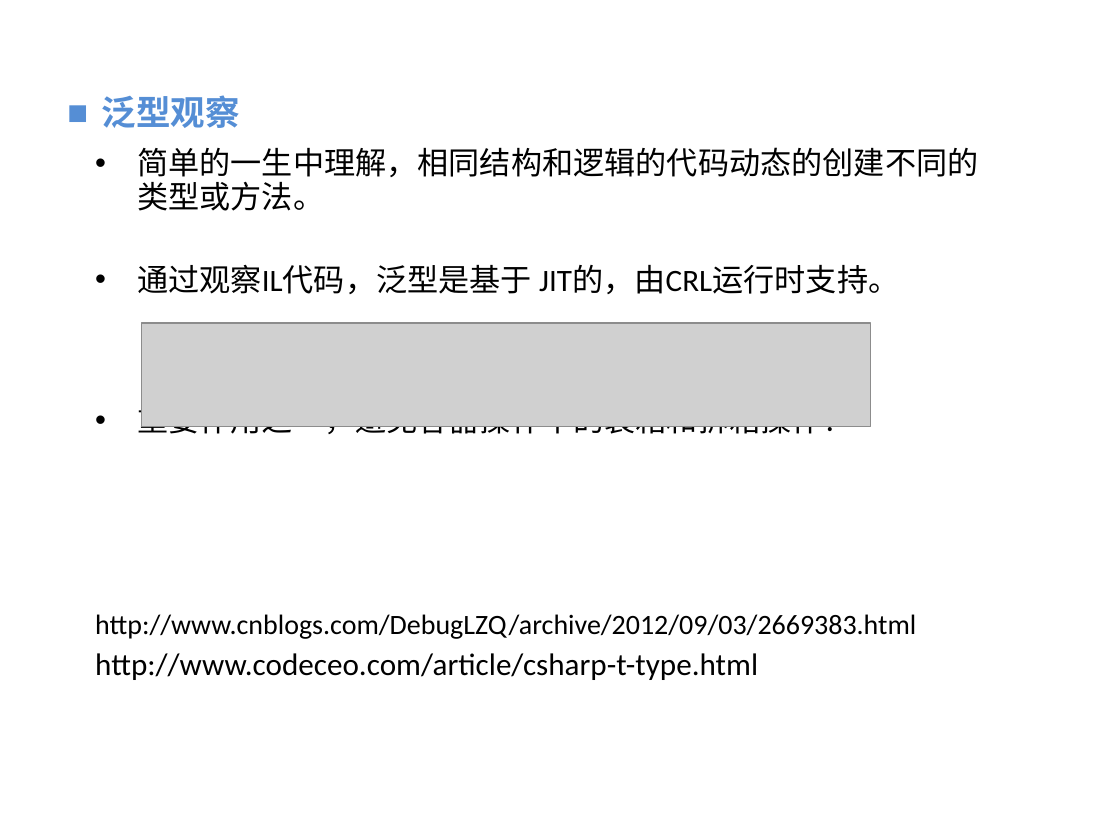
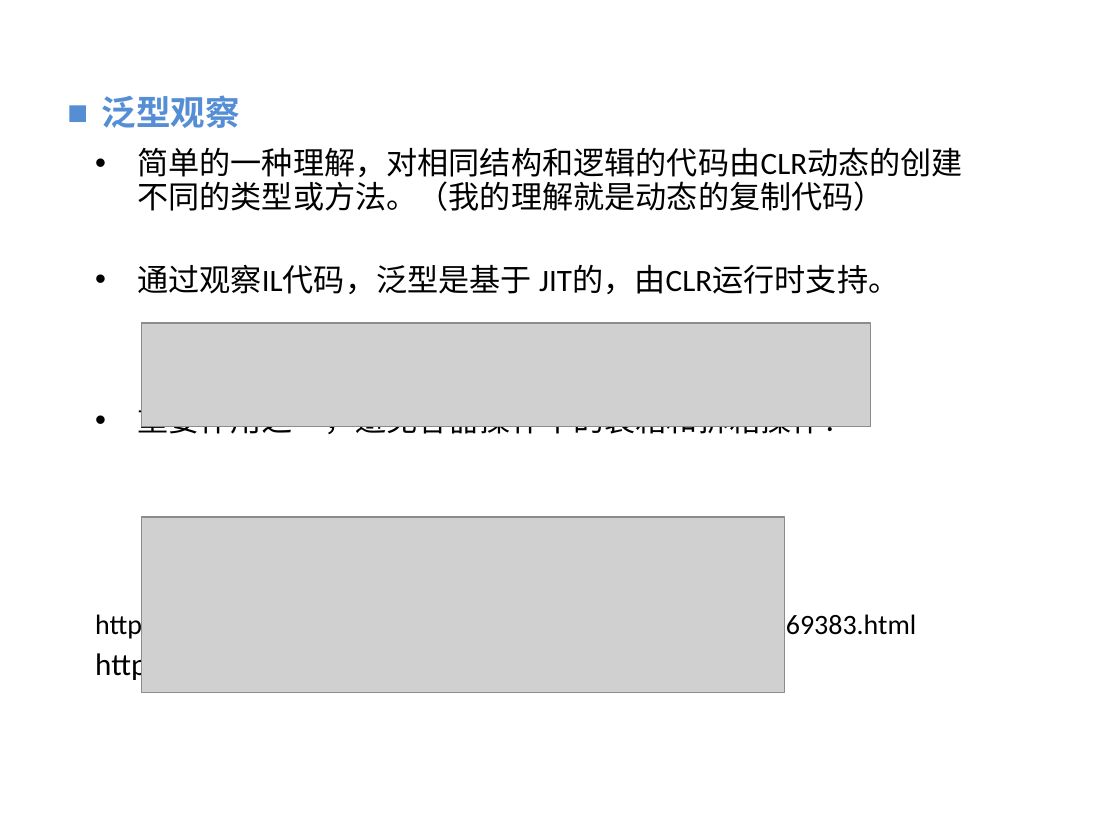
Before and after one commit to vaik/Documents, a slide deck: slide 11 of 我的分享/反射、委托、泛型的理解与应用分享.ppt. Drawn at 1120x840 pixels with LibreOffice and Linux fonts; fonts in the diff are those of the drawing; grey boxes stand for pictures; background and template pictures are left out. Boxes give left, top, right and bottom in pixels: in the first picture for what was removed or moved away, otherwise in the second. Text is boxed around its words. In the diff, an @@ line names an element or a change of style, - is before the commit and + after.

```diff
--- a/我的分享/反射、委托、泛型的理解与应用分享.ppt
+++ b/我的分享/反射、委托、泛型的理解与应用分享.ppt
@@ text at (x1=137, y1=147, x2=963, y2=294): text changed @@
-• 简单的一生中理解，相同结构和逻辑的代码动态的创建不同的类型或方法。
-• 通过观察IL代码，泛型是基于 JIT的，由CRL运行时支持。
+• 简单的一种理解，对相同结构和逻辑的代码由CLR动态的创建不同的类型或方法。（我的理解就是动态的复制代码）
+• 通过观察IL代码，泛型是基于 JIT的，由CLR运行时支持。
@@ picture added at (x1=141, y1=517, x2=785, y2=693) @@
```
Also in this commit, not shown: 9 other slides changed.
